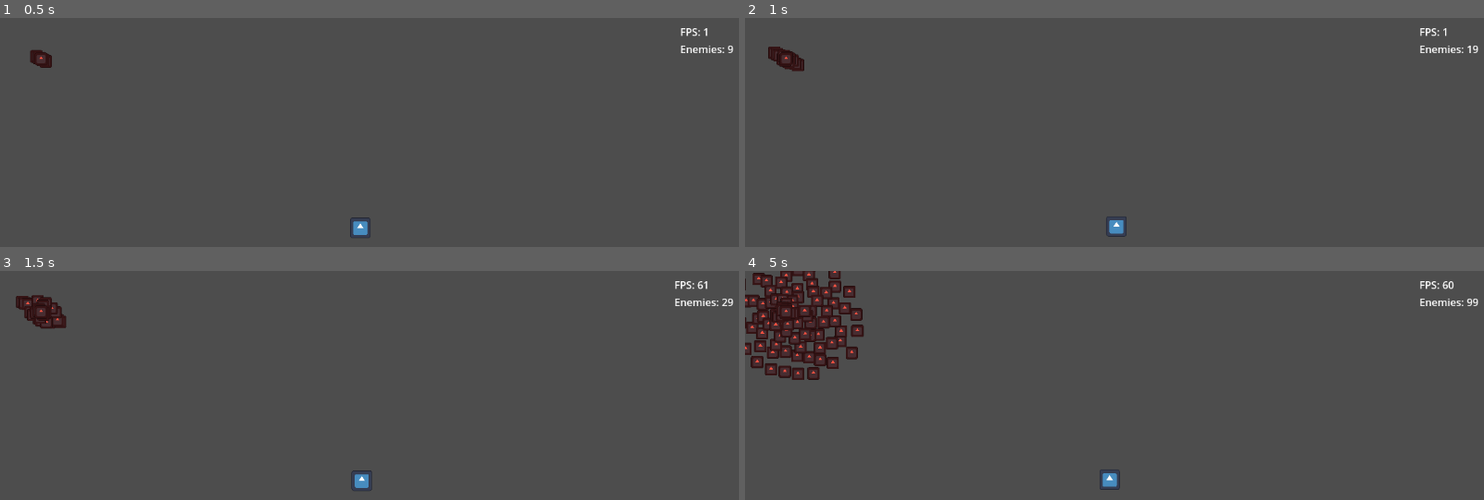
Above: before the commit, frames 1-4 (two rows, left to right).
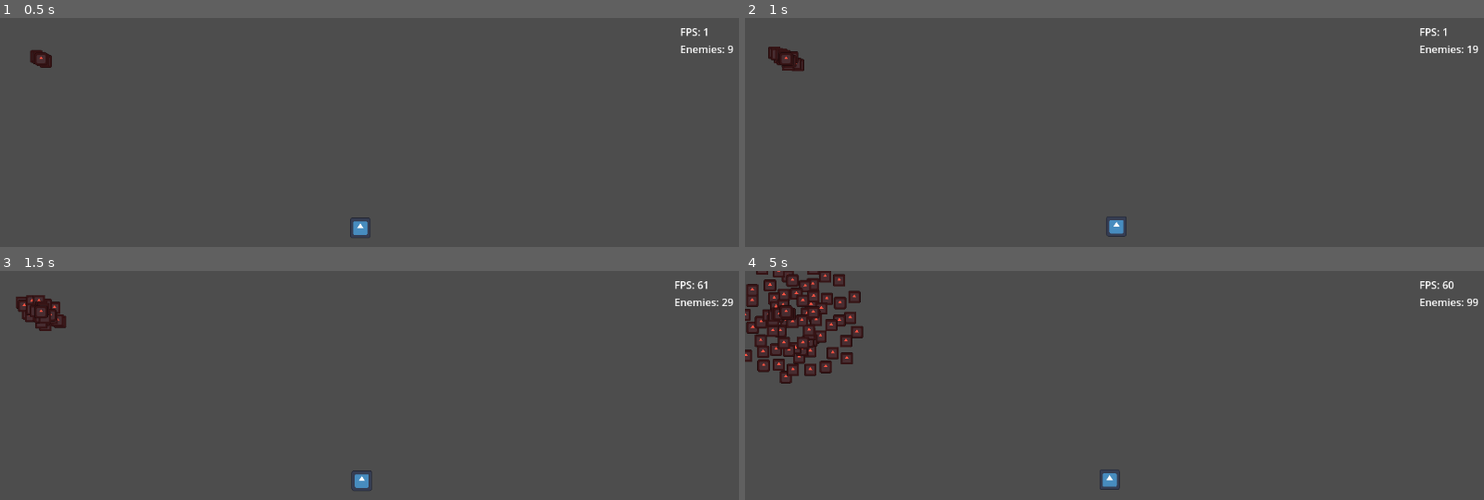
Above: after the commit, the same moments.

Repository: Griiimon/Manymies
Game: Godot game, scene res://main.tscn
The game is run twice, just before and just after one commit, with the same random seed, the same clock (stepped at 60 frames per second) and the same inputs. The engine's default icon, where the game draws it, is replaced by a stand-in: a white triangle on a blue panel in a dark square.
Inputs (mouse positions are in pixels of both pictures, inside the frame that each line leads up to):
- Up to frame 1 (0.5 s): no input
- Up to frame 2 (1 s): tap Enter at 0.5 s; move the mouse to (1277, 203) at 0.52 s; click (1277, 203) at 0.67 s
- Up to frame 3 (1.5 s): move the mouse to (221, 499) at 1.27 s; click (221, 499) at 1.42 s
- Up to frame 4 (5 s): move the mouse to (1188, 387) at 2.02 s; click (1188, 387) at 2.17 s; move the mouse to (outside the picture) at 2.77 s; click (outside the picture) at 2.92 s; move the mouse to (outside the picture) at 3.52 s; click (outside the picture) at 3.67 s; move the mouse to (892, 415) at 4.27 s; click (892, 415) at 4.42 s

Frame 1 is identical in both runs. In frame 2, less than 0.1% of the frame differs, in the area x 3-8%, y 13-23%; in frame 3, 0.3%; in frame 4, 4.1%, in the area x 0-17%, y 0-50%.

Commit message:
drastically reduce max_intersect_results for performance

Diff:
--- a/solutions/simple area enemy/simple_area_separation_enemy.tscn
+++ b/solutions/simple area enemy/simple_area_separation_enemy.tscn
@@ -17,6 +17,7 @@
 separation_radius = 40.0
 maximum_speed = 25.0
 skip_frames = 10
+max_intersect_results = 8
 
 [node name="Sprite2D" type="Sprite2D" parent="."]
 modulate = Color(0.999816, 0.324359, 0.259192, 1)
